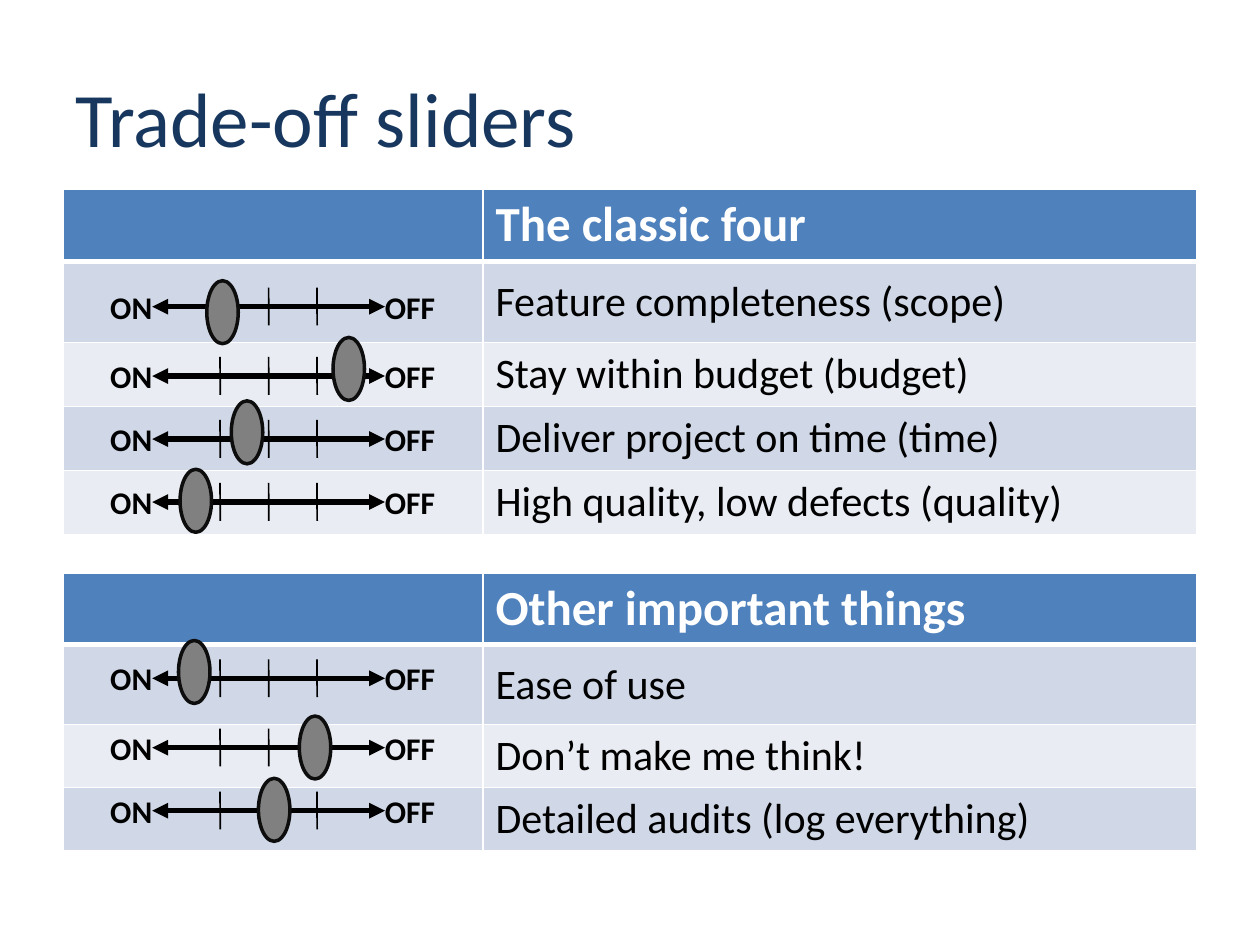
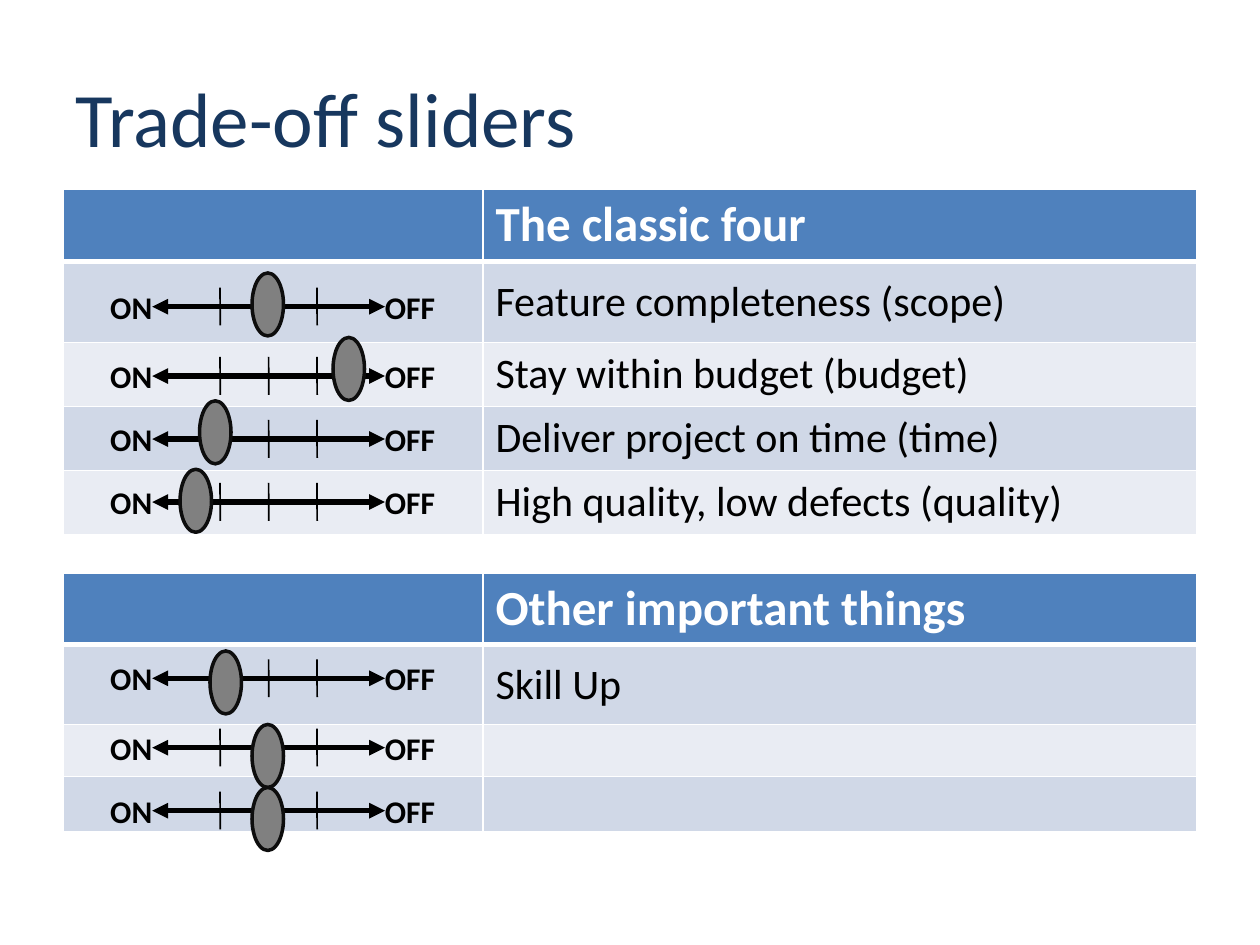
Before and after one commit to nttcom/skyway, a slide deck: slide 11 of skyway-renewal-inception-deck.pptx. Drawn at 1260x945 pixels with LibreOffice and Linux fonts; fonts in the diff are those of the drawing; background and template pictures are left out. Boxes give left, top, right and bottom in pixels: in the first picture for what was removed or moved away, otherwise in the second. Text is boxed around its words. In the diff, an @@ line names an element or a change of style, - is before the commit and + after.

```diff
--- a/skyway-renewal-inception-deck.pptx
+++ b/skyway-renewal-inception-deck.pptx
@@ ellipse: place and size @@
-ellipse at <box>207,281,238,344</box>
+ellipse at <box>252,273,284,336</box>
@@ ellipse: place and size @@
-ellipse at <box>232,401,263,464</box>
+ellipse at <box>199,401,231,464</box>
@@ table at <box>63,573,1197,832</box> @@
-row 2, column 2: Ease of use
+row 2, column 2: Skill Up
-row 3, column 2: Don’t make me think!
+row 3, column 2: 
-row 4, column 2: Detailed audits (log everything)
+row 4, column 2: 
@@ ellipse: place and size @@
-ellipse at <box>179,640,210,703</box>
+ellipse at <box>210,651,242,714</box>
@@ ellipse: place and size @@
-ellipse at <box>300,716,331,779</box>
+ellipse at <box>252,724,284,788</box>
@@ ellipse: place and size @@
-ellipse at <box>258,779,290,842</box>
+ellipse at <box>252,788,284,850</box>
```
Also in this commit, not shown: 3 other slides changed.
